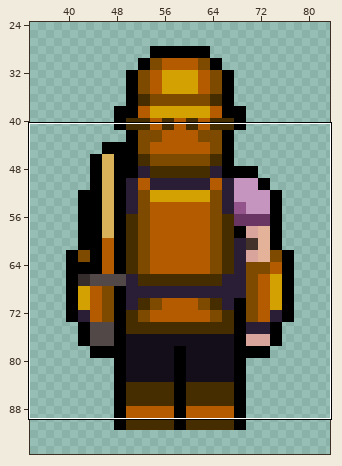
Pixel-art file, stored at Assets/Animation/Player/Player.aseprite. Above, an overview of the earlier version with the close-up marked.
Close-up. Earlier state:
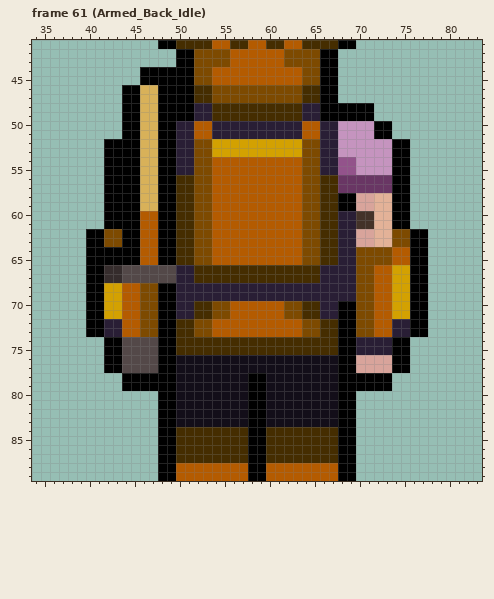
120x120 pixels, 172 frames. Shown: frame 61 (Armed_Back_Idle): x 34..83, y 41..89. The wide view leaves out empty margins. The commit also changed other frames or places, which this record leaves out.
Once edited:
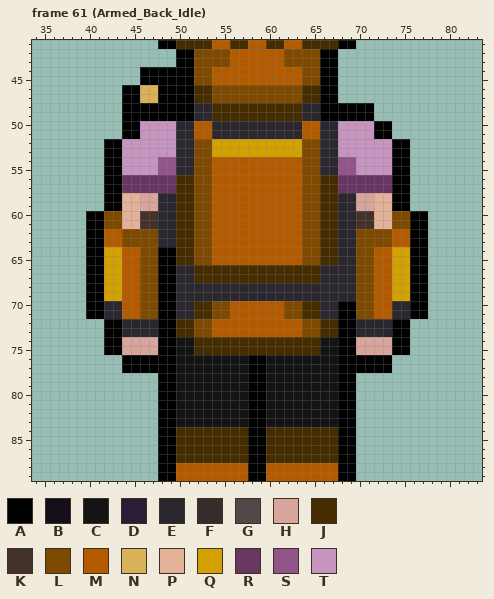
Palette (. is transparent): A #000000  B #130e19  C #141414  D #291e35  E #2b272f  F #352c2c  G #534848  H #d8a49b  J #452d00  K #433229  L #7d4a00  M #b45b00  N #d8b159  P #e3b298  Q #d3a101  R #693664  S #93538b  T #c594bf
Changes in this commit:
Frame 61 (Armed_Back_Idle):
y 48..49: x 46..47 NN -> AA; x 52..53 DD -> EE; x 64..65 DD -> EE
y 50..51: x 46..51 NNAADD -> TTTTEE; x 54..63 DDDDDDDDDD -> EEEEEEEEEE; x 66..67 DD -> EE
y 52..53: x 44..51 AANNAADD -> TTTTTTEE; x 66..67 DD -> EE
y 54..55: x 44..51 AANNAADD -> TTTTSSEE; x 66..67 DD -> EE
y 56..57: x 44..49 AANNAA -> RRRRRR
y 58..59: x 44..49 AANNAA -> PPHHEE; x 68..69 AA -> EE
y 60..61: x 40..49 ..AAAAMMAA -> AALLPPKKEE; x 68..69 DD -> EE; x 74..77 AA.. -> LLAA
y 62..63: x 42..49 LLAAMMAA -> MMLLLLEE; x 68..75 DDHHPPLL -> EELLLLMM
y 64..65: x 42..47 AAAAMM -> QQMMLL; x 68..69 DD -> EE; x 72..75 LLMM -> MMQQ
y 66..67: x 42..51 FFGGGGGGDD -> QQMMLLAAEE; x 66..69 DDDD -> EEEE
y 68..69: x 50..69 DDDDDDDDDDDDDDDDDDDD -> EEEEEEEEEEEEEEEEEEEE
y 70..71: x 42..43 QQ -> EE; x 50..51 DD -> EE; x 66..67 DD -> EE; x 74..75 QQ -> EE
y 72..73: x 40..47 AADDMMLL -> ..AAEEEE; x 70..77 LLMMDDAA -> EEEEAA..
y 74..75: x 44..47 GGGG -> HHHH; x 50..51 JJ -> CC; x 66..67 JJ -> CC; x 70..73 DDDD -> HHHH
y 76..77: x 42..47 AAGGGG -> ..AAAA; x 50..67 BBBBBBBBBBBBBBBBBB -> CCCCCCCCAACCCCCCCC; x 70..75 HHHHAA -> AAAA..
y 78..79: x 44..47 AAAA -> ....; x 50..57 BBBBBBBB -> CCCCCCCC; x 60..67 BBBBBBBB -> CCCCCCCC; x 70..73 AAAA -> ....
y 80..83: x 50..57 BBBBBBBB -> CCCCCCCC; x 60..67 BBBBBBBB -> CCCCCCCC
Changed places in both close-ups, as pixel boxes (x1, y1, x2, y2):
changed: (86, 103, 428, 427)
